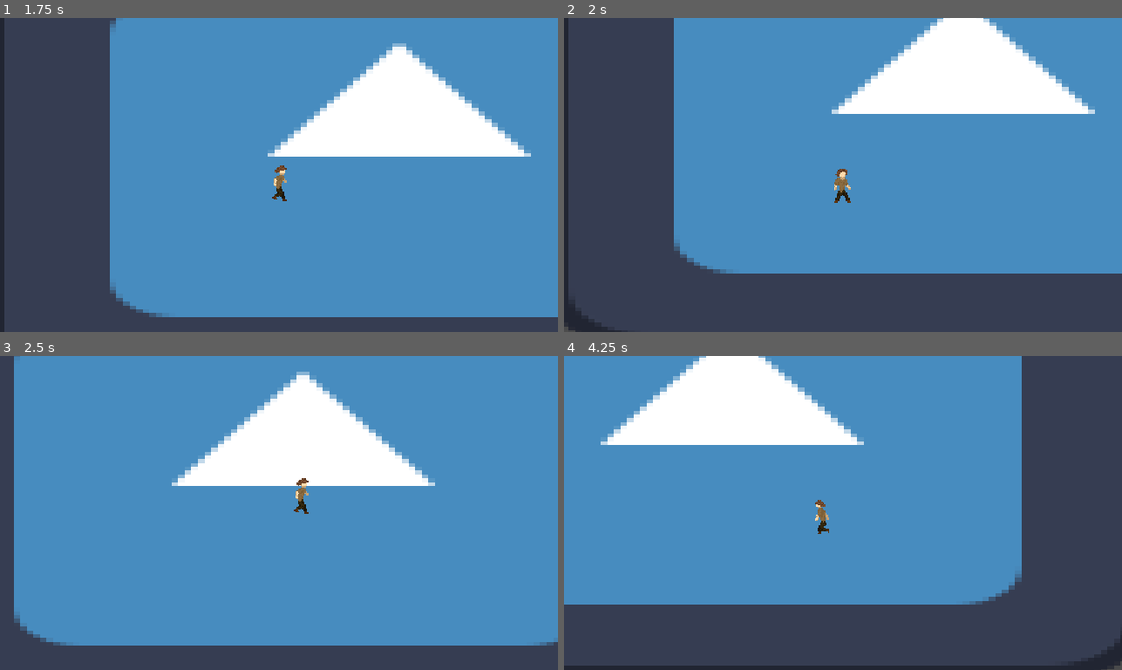
Above: before the commit, frames 1-4 (two rows, left to right).
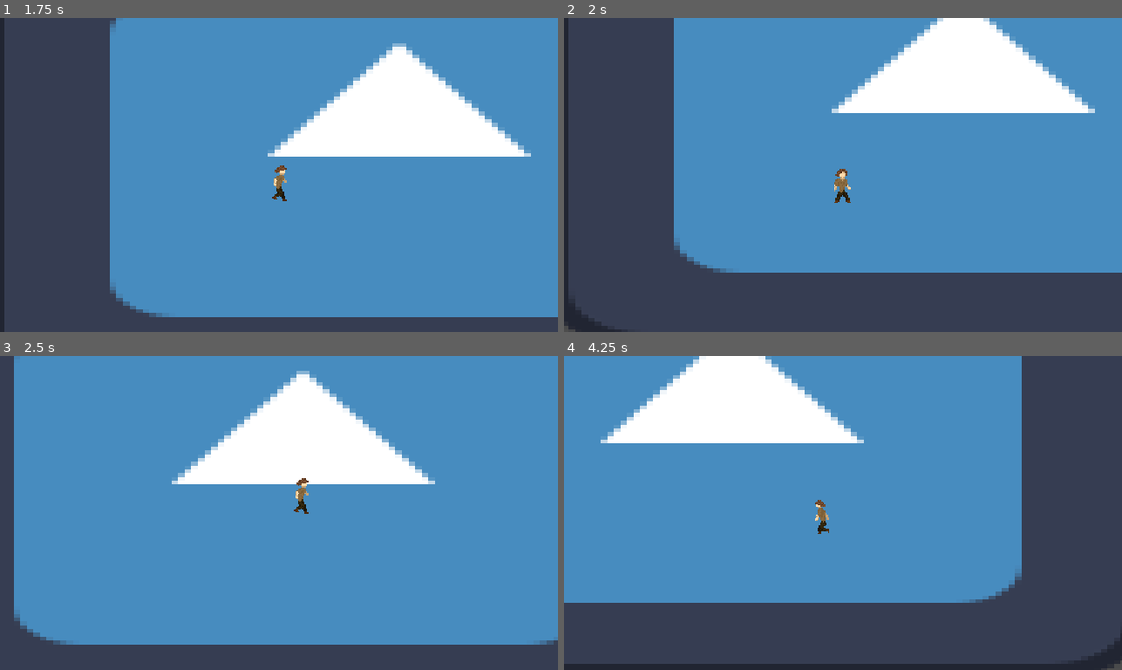
Above: after the commit, the same moments.

Repository: Buraka12/Die-For-Cookie
Game: Godot game, scene res://Scenes/main_menu.tscn
The game is run twice, just before and just after one commit, with the same random seed, the same clock (stepped at 60 frames per second) and the same inputs. The engine's default icon, where the game draws it, is replaced by a stand-in: a white triangle on a blue panel in a dark square.
Inputs:
- Up to frame 1 (1.75 s): click "Start" at 0.5 s; click "Start" at 1.25 s
- Up to frame 2 (2 s): no input
- Up to frame 3 (2.5 s): hold D (right) from 2.03 s (still down); tap Space (jump) at 2.27 s
- Up to frame 4 (4.25 s): tap Space (jump) at 3.02 s; release D (right) at 3.53 s; hold A (left) from 3.53 s (still down)

Frame 1 is identical in both runs. In frame 2, 0.6% of the frame differs, in the area x 0-100%, y 0-100%; in frame 3, 1.0%; in frame 4, 1.6%.

Commit message:
player movement fix
Changed default animation in player scene from 'fall' to 'idle' and adjusted collision shape position. Refactored movement and animation logic in player script to set states more accurately and ensure correct animation plays based on movement and state.

Diff:
--- a/Scenes/player.tscn
+++ b/Scenes/player.tscn
@@ -318,10 +318,10 @@
 
 [node name="AnimatedSprite2D" type="AnimatedSprite2D" parent="."]
 sprite_frames = SubResource("SpriteFrames_cwv63")
-animation = &"fall"
+animation = &"idle"
 
 [node name="CollisionShape2D" type="CollisionShape2D" parent="."]
-position = Vector2(0, 4)
+position = Vector2(0, 3)
 shape = SubResource("CapsuleShape2D_h1nu7")
 
 [node name="Camera2D" type="Camera2D" parent="."]
--- a/Scripts/player.gd
+++ b/Scripts/player.gd
@@ -30,19 +30,19 @@
 
 	#moving
 	if direction:
-		current_state = states.RUN
 		velocity.x = direction * SPEED
 
 	elif not direction and current_state != states.FALL:
-		current_state = states.IDLE
 		velocity.x = move_toward(velocity.x, 0, 12)
 
 
 	#animations
 	if is_on_floor():
-		if direction == 0:
+		if direction == 0 and current_state != states.FALL:
+			current_state = states.IDLE
 			$AnimatedSprite2D.play("idle")
 		else:
+			current_state = states.RUN
 			$AnimatedSprite2D.play("move")
 
 
